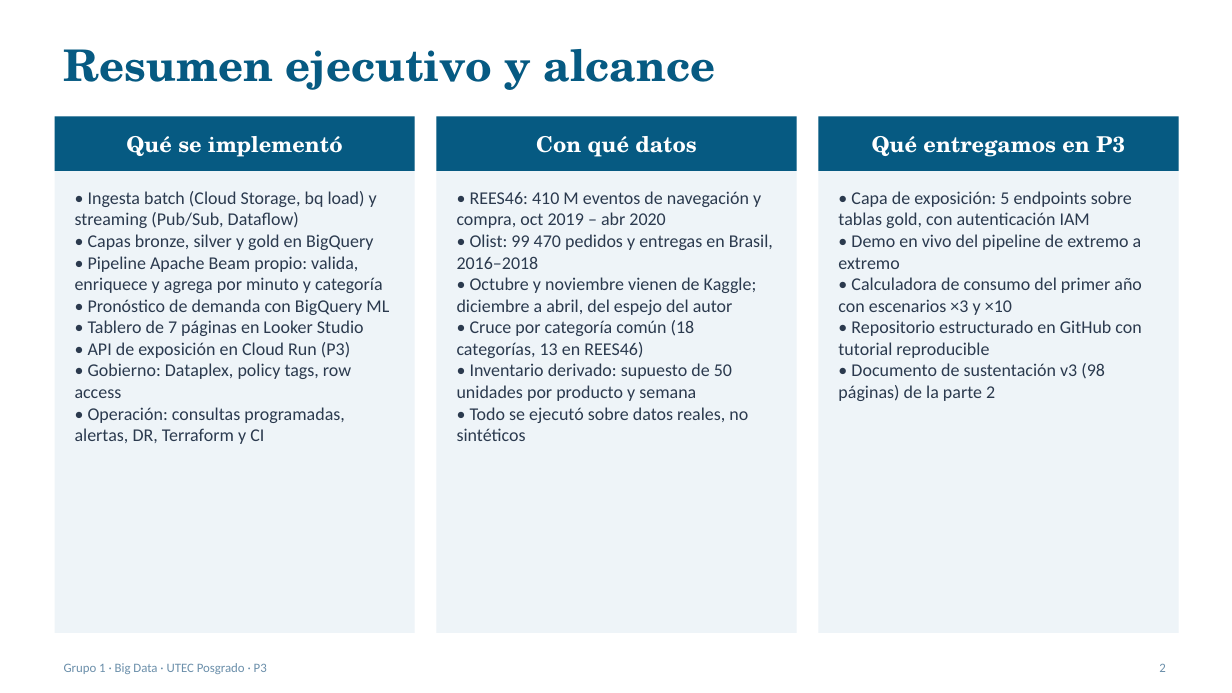
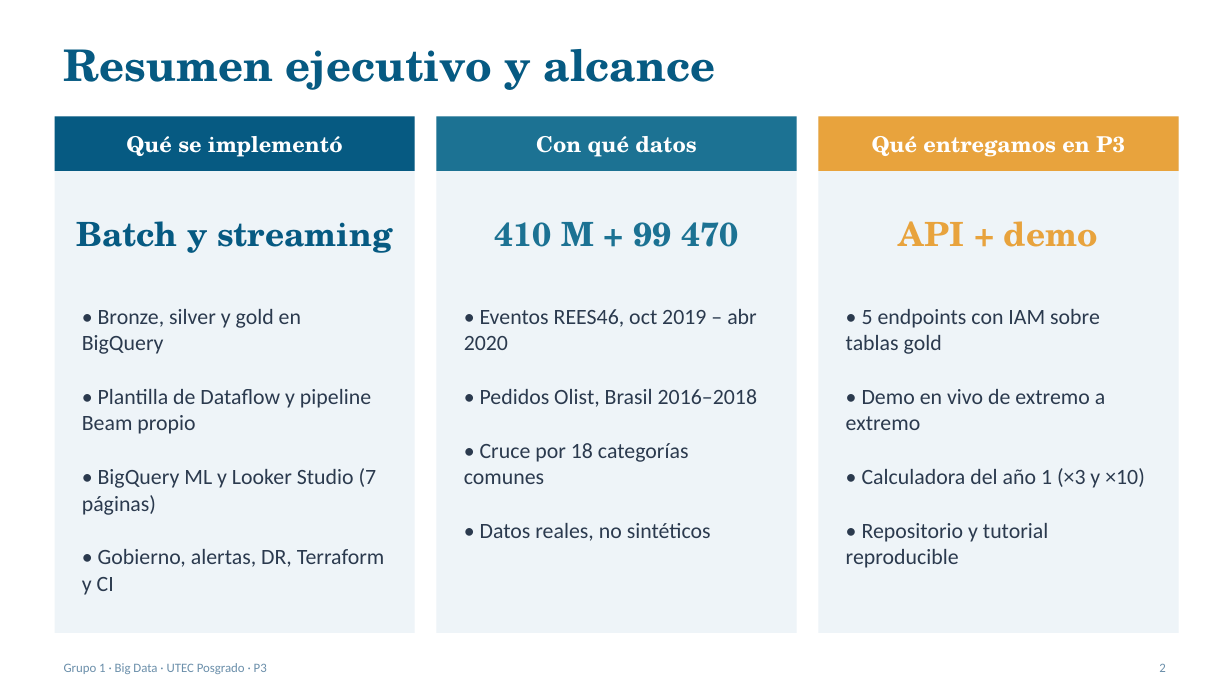
Before and after one commit to RVargasC22/bigdata-g1-ecommerce-gcp, a slide deck: slide 2 of docs/p3/Sustentacion_P3.pptx. Drawn at 1232x693 pixels with LibreOffice and Linux fonts; fonts in the diff are those of the drawing. Boxes give left, top, right and bottom in pixels: in the first picture for what was removed or moved away, otherwise in the second. Text is boxed around its words. In the diff, an @@ line names an element or a change of style, - is before the commit and + after.

```diff
--- a/docs/p3/Sustentacion_P3.pptx
+++ b/docs/p3/Sustentacion_P3.pptx
@@ rectangle "Con qué datos" at (436, 116, 797, 171): fill #065A82 to #1C7293 @@
@@ rectangle "Qué entregamos en P3" at (819, 116, 1179, 171): fill #065A82 to #E8A33D @@
@@ text added at (76, 221, 392, 253), 26 pt, text #065A82, bold @@
+Batch y streaming
@@ text added at (494, 222, 738, 247), 26 pt, text #1C7293, bold @@
+410 M + 99 470
@@ text added at (899, 221, 1098, 247), 26 pt, text #E8A33D, bold @@
+API + demo
@@ text at (82, 309, 384, 595): text changed; size 14 to 17 pt @@
-• Ingesta batch (Cloud Storage, bq load) y streaming (Pub/Sub, Dataflow)
-• Capas bronze, silver y gold en BigQuery
-• Pipeline Apache Beam propio: valida, enriquece y agrega por minuto y categoría
-• Pronóstico de demanda con BigQuery ML
-• Tablero de 7 páginas en Looker Studio
-• API de exposición en Cloud Run (P3)
-• Gobierno: Dataplex, policy tags, row access
-• Operación: consultas programadas, alertas, DR, Terraform y CI
+• Bronze, silver y gold en BigQuery
+• Plantilla de Dataflow y pipeline Beam propio
+• BigQuery ML y Looker Studio (7 páginas)
+• Gobierno, alertas, DR, Terraform y CI
@@ text at (464, 309, 757, 541): text changed; size 14 to 17 pt @@
-• REES46: 410 M eventos de navegación y compra, oct 2019 – abr 2020
-• Olist: 99 470 pedidos y entregas en Brasil, 2016–2018
-• Octubre y noviembre vienen de Kaggle; diciembre a abril, del espejo del autor
-• Cruce por categoría común (18 categorías, 13 en REES46)
-• Inventario derivado: supuesto de 50 unidades por producto y semana
-• Todo se ejecutó sobre datos reales, no sintéticos
+• Eventos REES46, oct 2019 – abr 2020
+• Pedidos Olist, Brasil 2016–2018
+• Cruce por 18 categorías comunes
+• Datos reales, no sintéticos
@@ text at (846, 309, 1145, 568): text changed; size 14 to 17 pt @@
-• Capa de exposición: 5 endpoints sobre tablas gold, con autenticación IAM
-• Demo en vivo del pipeline de extremo a extremo
-• Calculadora de consumo del primer año con escenarios ×3 y ×10
-• Repositorio estructurado en GitHub con tutorial reproducible
-• Documento de sustentación v3 (98 páginas) de la parte 2
+• 5 endpoints con IAM sobre tablas gold
+• Demo en vivo de extremo a extremo
+• Calculadora del año 1 (×3 y ×10)
+• Repositorio y tutorial reproducible
```
Also in this commit, not shown: 4 other slides changed, 1 other file.
